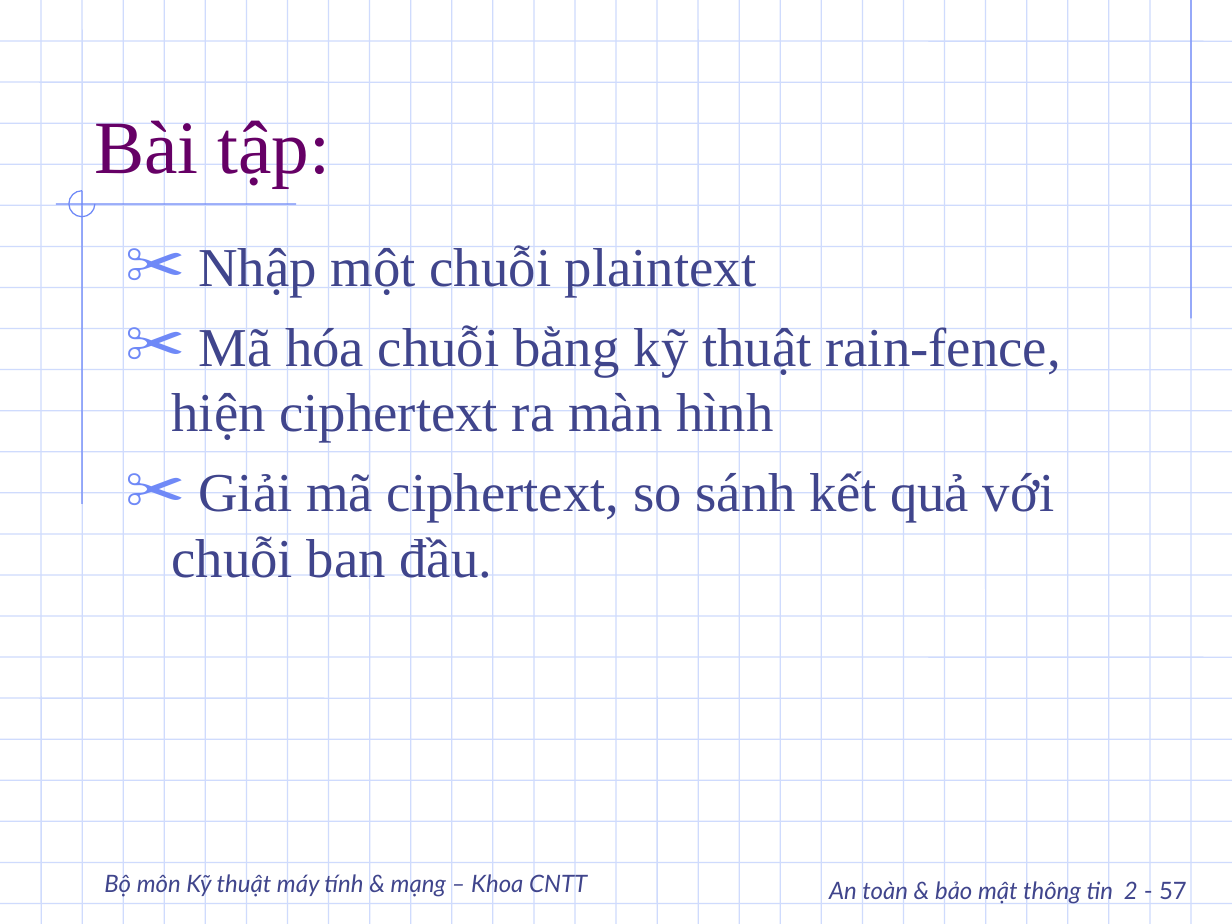
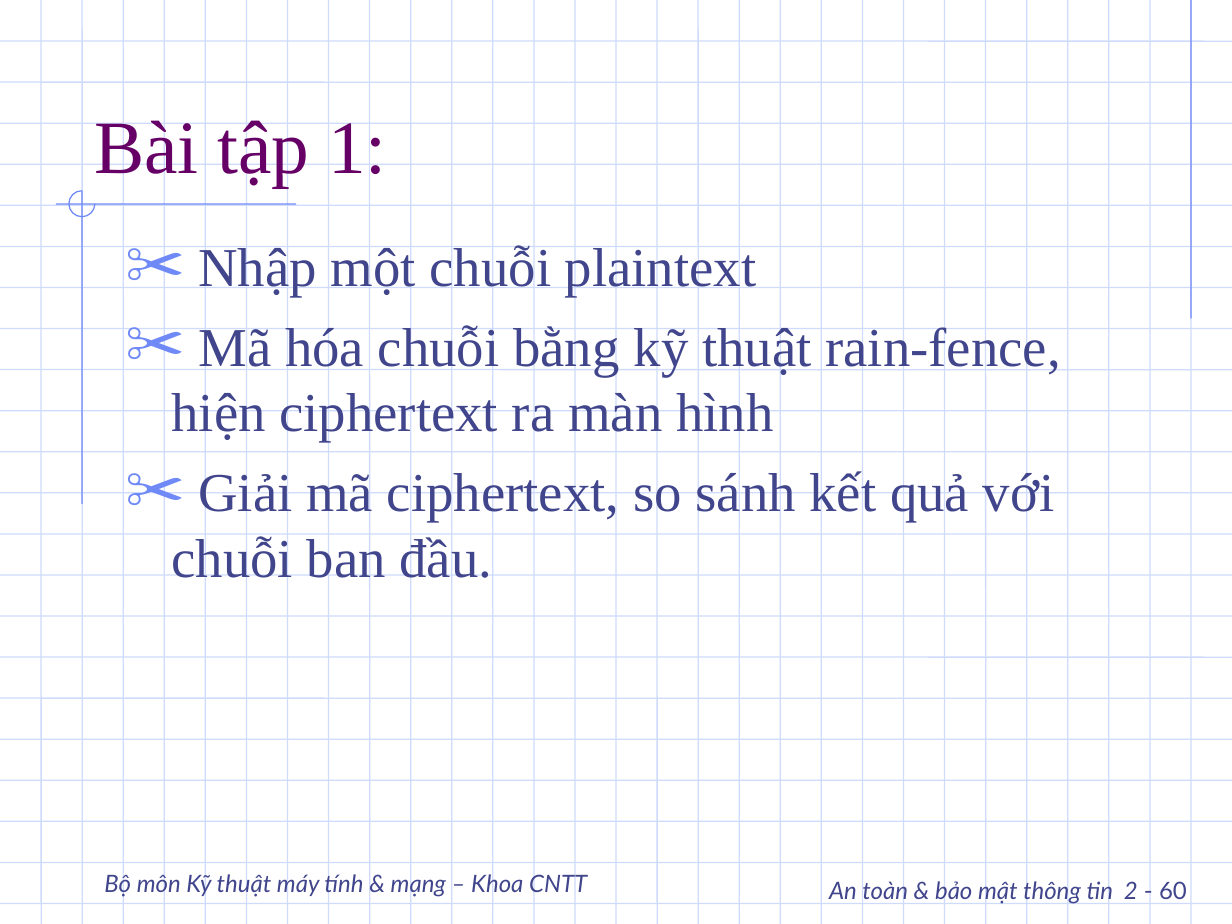
Before and after one commit to DangHieu19022004/ATTT, a slide deck: slide 60 of slide/Phan02_2.ppt (slide 57 before the commit). Drawn at 1232x924 pixels with LibreOffice and Linux fonts; fonts in the diff are those of the drawing; background and template pictures are left out. Boxes give left, top, right and bottom in pixels: in the first picture for what was removed or moved away, otherwise in the second. Text is boxed around its words. In the diff, an @@ line names an element or a change of style, - is before the commit and + after.

```diff
--- a/slide/Phan02_2.ppt
+++ b/slide/Phan02_2.ppt
@@ title at (94,115,386,188): text changed @@
-Bài tập:
+Bài tập 1:
@@ text at (829,878,1187,905): text changed @@
-An toàn & bảo mật thông tin 2 - 57
+An toàn & bảo mật thông tin 2 - 60
```
Also in this commit, not shown: 11 other slides changed, 4 slides added, 40 other files.
